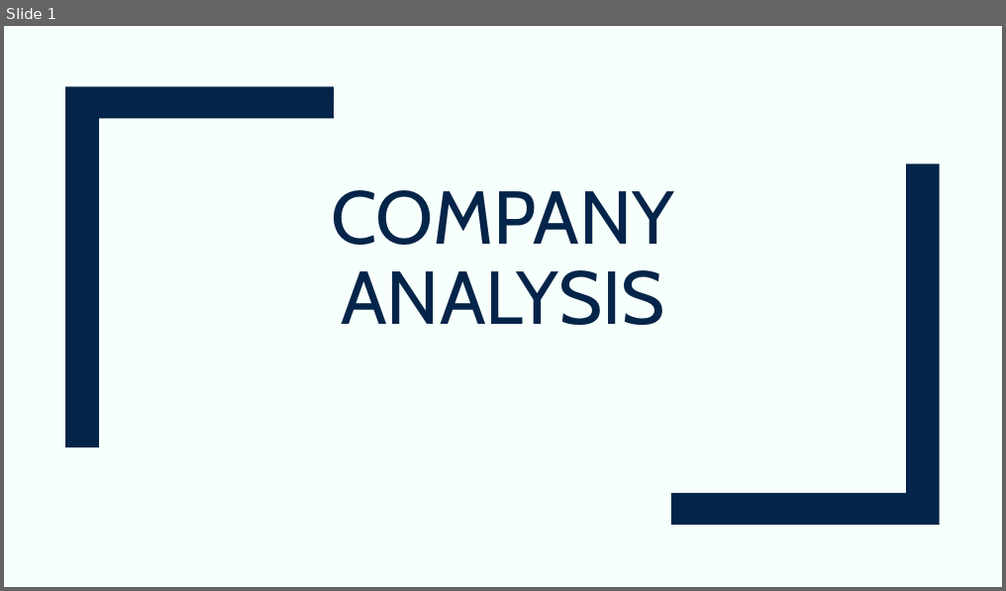
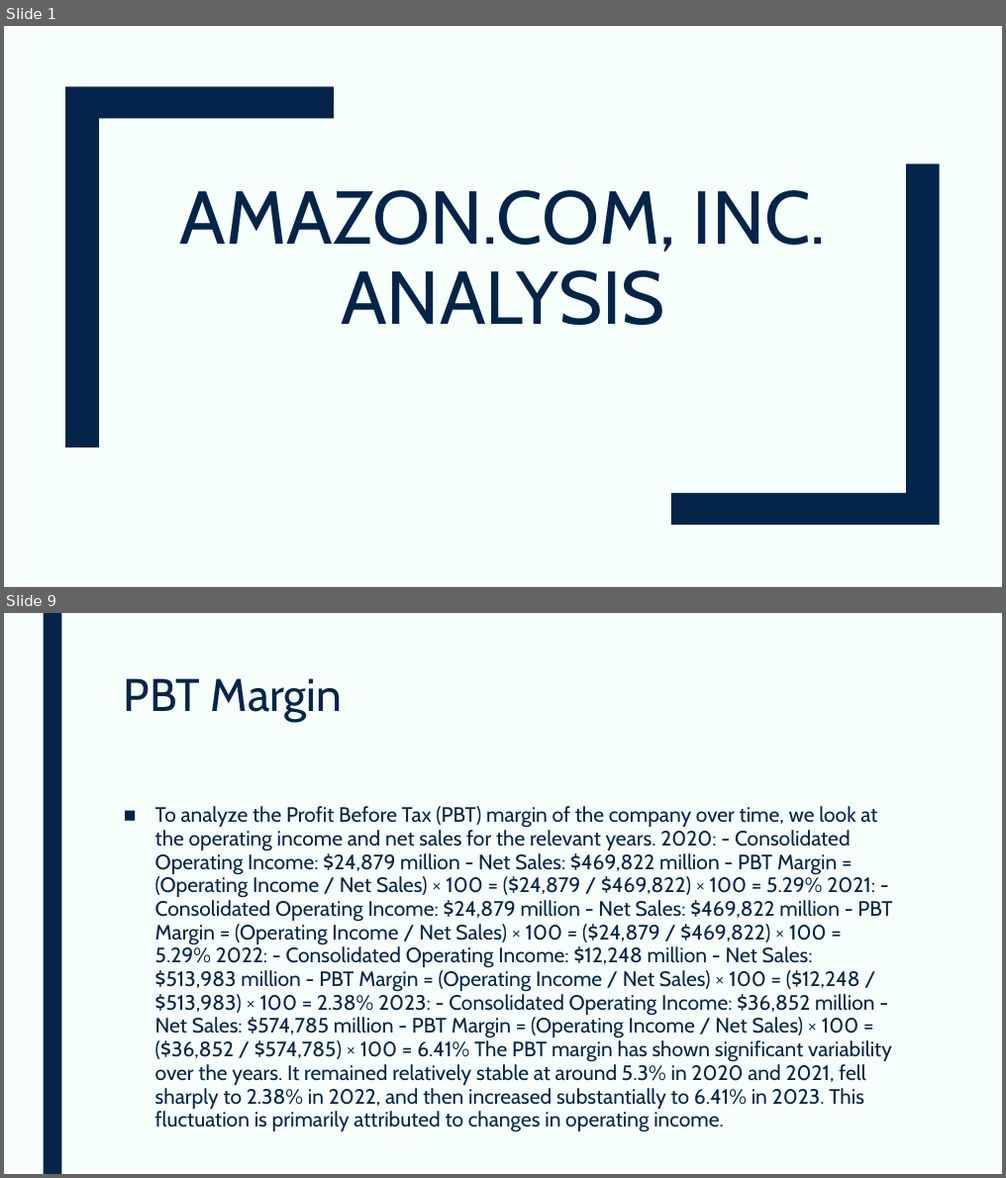
Before and after one commit to devangovind/AMUCLDISS, a slide deck: fastapi-backend/app/pres/output.pptx. Shown one above the other, each under a label of ours: slide 1 before the commit, slides 1 and 9 after it; the slides between them are not shown. The pictures are 1006x591 and 1006x1178 pixels, drawn with LibreOffice and Linux fonts; fonts in the diff are those of the drawing. Boxes give left, top, right and bottom in pixels: in the first picture for what was removed or moved away, otherwise in the second. Text is boxed around its words. In the diff, an @@ line names an element or a change of style, - is before the commit and + after.

```diff
--- a/fastapi-backend/app/pres/output.pptx
+++ b/fastapi-backend/app/pres/output.pptx
@@ slide 9 added at (4,613,1002,1174), background #F6FFFB @@
@@ rectangle added at (43,613,61,1174), fill #042449 @@
@@ title added at (124,678,343,722), 44 pt, text #042449 @@
+PBT Margin
@@ text added at (155,806,892,1109), 20 pt, text #042449 @@
+■ To analyze the Profit Before Tax (PBT) margin of the company over time, we look at the operating income and net sales for the relevant years. 2020: - Consolidated Operating Income: $24,879 million - Net Sales: $469,822 million - PBT Margin = (Operating Income / Net Sales) × 100 = ($24,879 / $469,822) × 100 = 5.29% 2021: - Consolidated Operating Income: $24,879 million - Net Sales: $469,822 million - PBT Margin = (Operating Income / Net Sales) × 100 = ($24,879 / $469,822) × 100 = 5.29% 2022: - Consolidated Operating Income: $12,248 million - Net Sales: $513,983 million - PBT Margin = (Operating Income / Net Sales) × 100 = ($12,248 / $513,983) × 100 = 2.38% 2023: - Consolidated Operating Income: $36,852 million - Net Sales: $574,785 million - PBT Margin = (Operating Income / Net Sales) × 100 = ($36,852 / $574,785) × 100 = 6.41% The PBT margin has shown significant variability over the years. It remained relatively stable at around 5.3% in 2020 and 2021, fell sharply to 2.38% in 2022, and then increased substantially to 6.41% in 2023. This fluctuation is primarily attributed to changes in operating income.
@@ slide 1 changed as well @@
@@ title at (180,190,826,325): text changed @@
-COMPANY ANALYSIS
+AMAZON.COM, INC. ANALYSIS
```
Also in this commit, not shown: 1 other slide changed, 8 other slides added, 8 other files.
